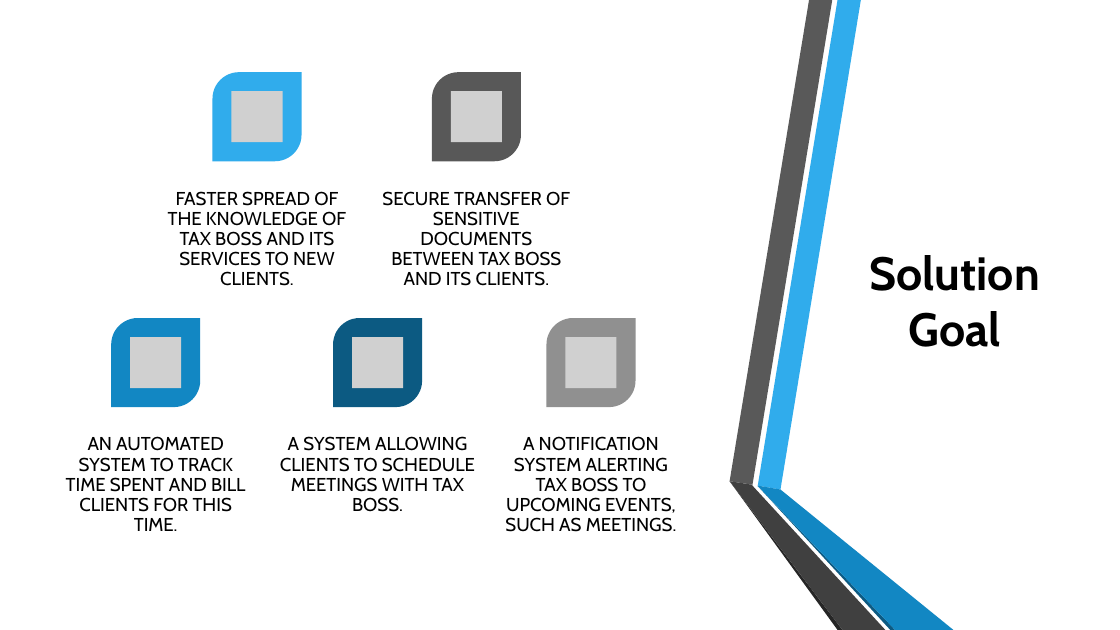
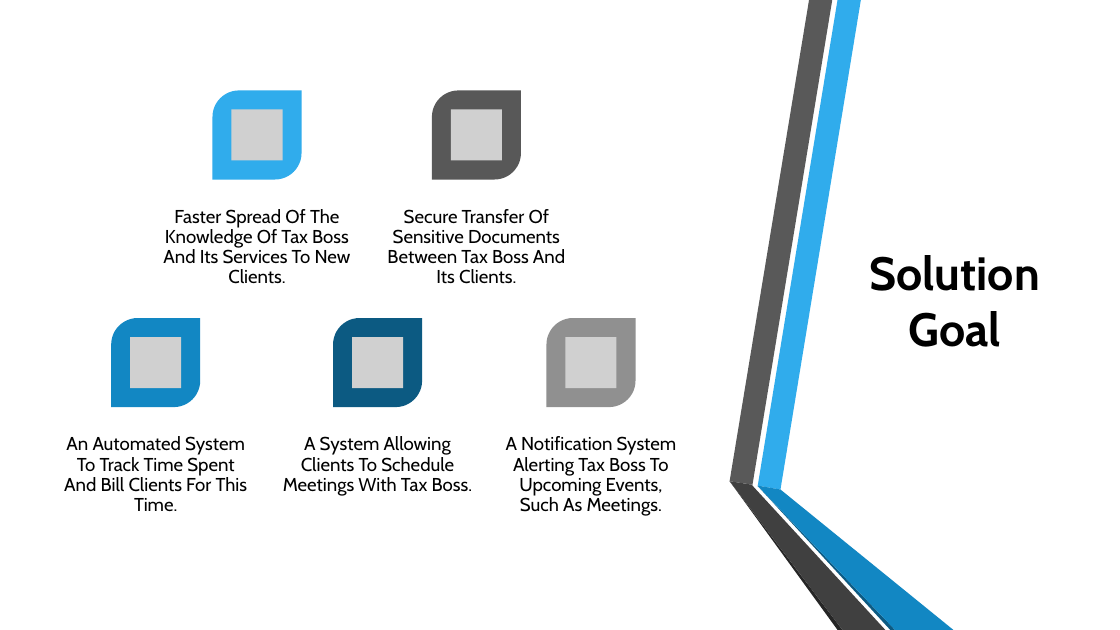
Before and after one commit to CalhounC357/4800_Tax_Boss, a slide deck: slide 6 of De La Riva, Bennett, Calhoun, Young; Tax_Boss.pptx. Drawn at 1120x630 pixels with LibreOffice and Linux fonts; fonts in the diff are those of the drawing; grey boxes stand for pictures; background and template pictures are left out. Boxes give left, top, right and bottom in pixels: in the first picture for what was removed or moved away, otherwise in the second. Text is boxed around its words. In the diff, an @@ line names an element or a change of style, - is before the commit and + after.

```diff
--- a/De La Riva, Bennett, Calhoun, Young; Tax_Boss.pptx
+++ b/De La Riva, Bennett, Calhoun, Young; Tax_Boss.pptx
@@ round diag rect: place and size @@
-round diag rect at [213, 72, 302, 161]
+round diag rect at [213, 91, 302, 180]
@@ picture: place and size @@
-picture at [232, 92, 283, 143]
+picture at [232, 109, 283, 160]
@@ round diag rect: place and size @@
-round diag rect at [432, 72, 521, 161]
+round diag rect at [432, 91, 521, 180]
@@ picture: place and size @@
-picture at [451, 92, 502, 143]
+picture at [451, 109, 502, 160]
@@ text at [163, 209, 351, 284]: text changed @@
-FASTER SPREAD OF THE KNOWLEDGE OF TAX BOSS AND ITS SERVICES TO NEW CLIENTS.
+Faster Spread Of The Knowledge Of Tax Boss And Its Services To New Clients.
@@ text at [387, 209, 565, 284]: text changed @@
-SECURE TRANSFER OF SENSITIVE DOCUMENTS BETWEEN TAX BOSS AND ITS CLIENTS.
+Secure Transfer Of Sensitive Documents Between Tax Boss And Its Clients.
@@ text at [64, 436, 248, 511]: text changed @@
-AN AUTOMATED SYSTEM TO TRACK TIME SPENT AND BILL CLIENTS FOR THIS TIME.
+An Automated System To Track Time Spent And Bill Clients For This Time.
@@ text at [283, 436, 473, 496]: text changed @@
-A SYSTEM ALLOWING CLIENTS TO SCHEDULE MEETINGS WITH TAX BOSS.
+A System Allowing Clients To Schedule Meetings With Tax Boss.
@@ text at [506, 436, 677, 516]: text changed @@
-A NOTIFICATION SYSTEM ALERTING TAX BOSS TO UPCOMING EVENTS, SUCH AS MEETINGS.
+A Notification System Alerting Tax Boss To Upcoming Events, Such As Meetings.
```
Also in this commit, not shown: 1 slide added, 1 slide removed.
